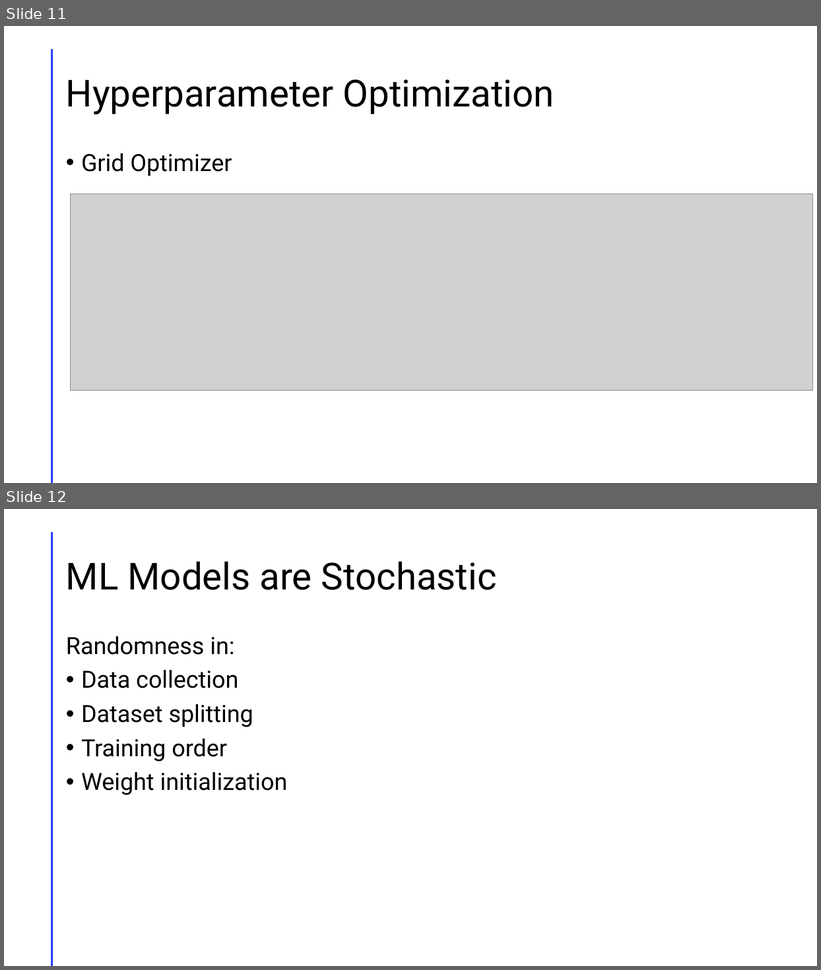
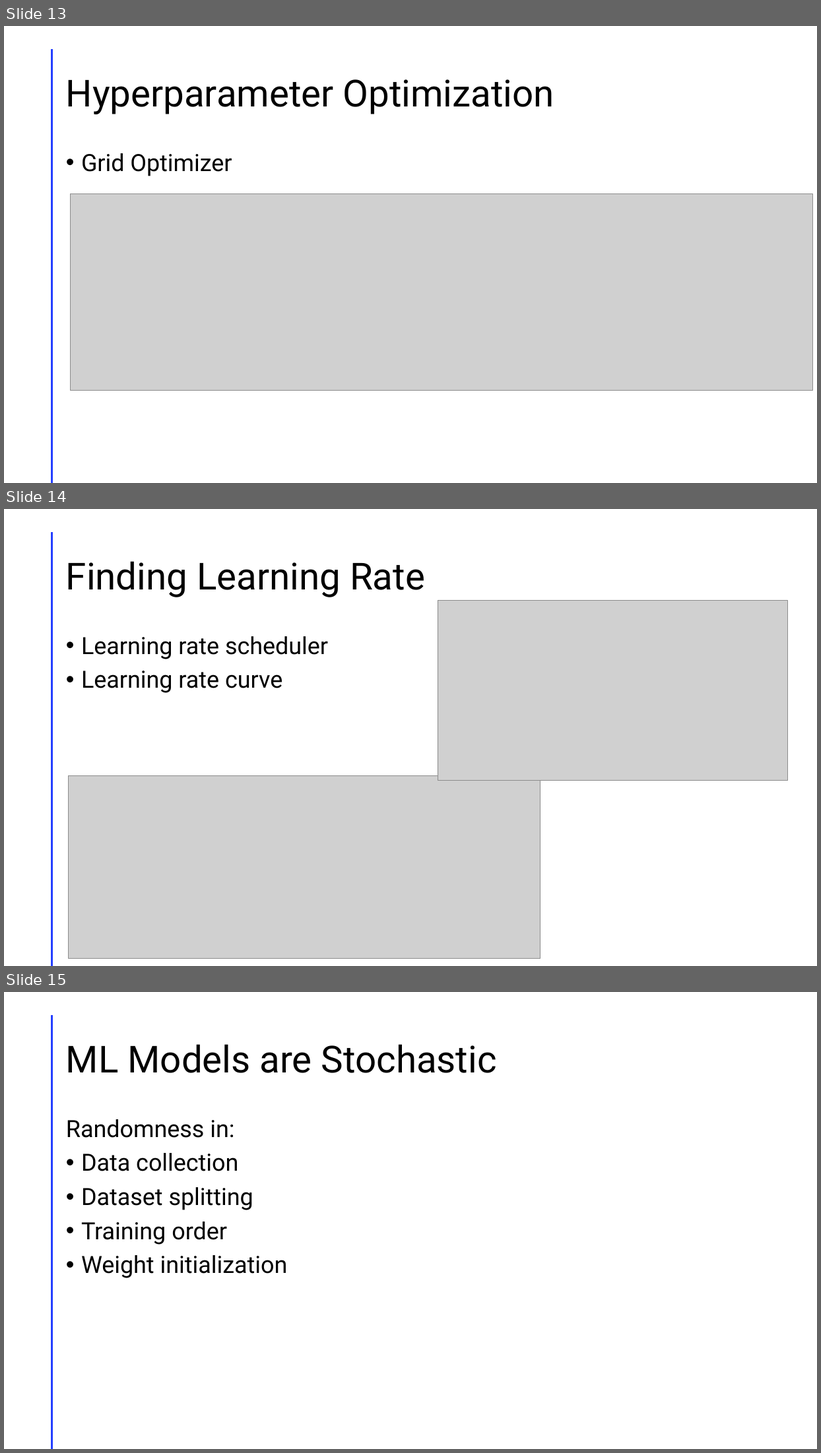
Before and after one commit to Ian-McCleary/chem-ml-research, a slide deck: Presentation1.pptm. Shown one above the other, each under a label of ours: slides 11 and 12 before the commit, slides 13, 14 and 15 after it. The pictures are 821x970 and 821x1453 pixels, drawn with LibreOffice and Linux fonts; fonts in the diff are those of the drawing; grey boxes stand for pictures. Boxes give left, top, right and bottom in pixels: in the first picture for what was removed or moved away, otherwise in the second. Text is boxed around its words. In the diff, an @@ line names an element or a change of style, - is before the commit and + after.

```diff
--- a/Presentation1.pptm
+++ b/Presentation1.pptm
@@ slide 14 added at (4, 509, 817, 966), background #FFFFFF; not listed: 1 template element that a slide beside it also shows @@
@@ title added at (66, 561, 425, 597), 44 pt, text #000000 @@
+Finding Learning Rate
@@ picture added at (438, 601, 789, 781) @@
@@ text added at (81, 636, 328, 693), 28 pt, text #000000 @@
+• Learning rate scheduler
+• Learning rate curve
@@ picture added at (69, 776, 540, 959) @@
@@ what was slide 11 is now slide 13 @@
@@ what was slide 12 is now slide 15 @@
```
Also in this commit, not shown: 6 other slides added, 1 other file.
